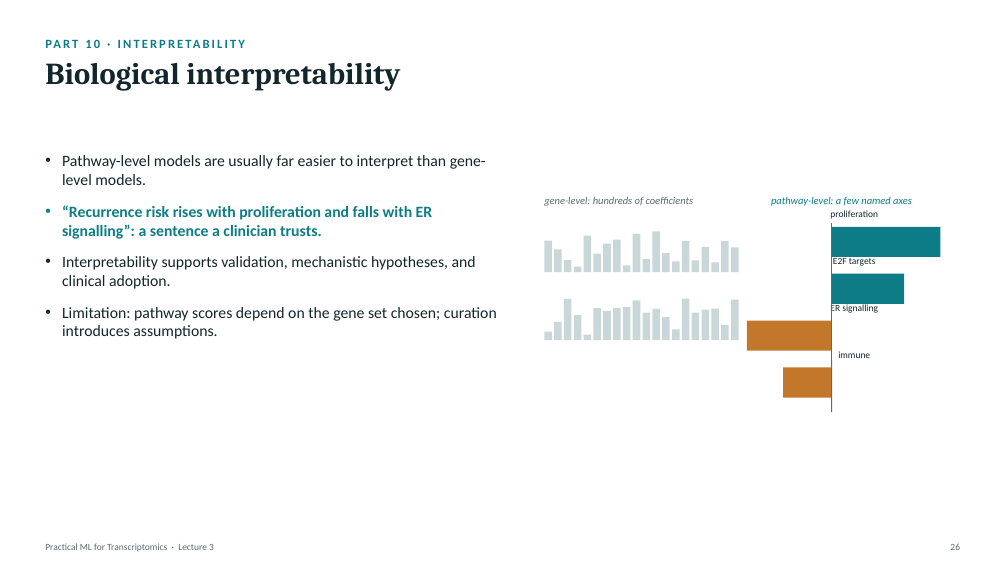
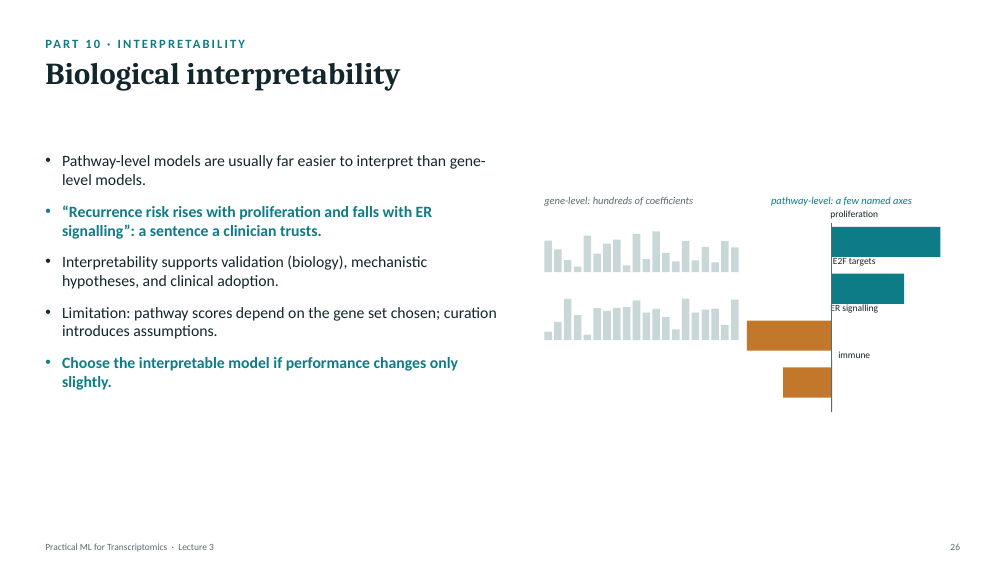
Before and after one commit to zhanyinx/ml26, a slide deck: slide 22 of lessons/lesson03_feature_engineering/theory/slides/Lecture3 - Feature Engineering and Biological Representation.pptx. Drawn at 1008x567 pixels with LibreOffice and Linux fonts; fonts in the diff are those of the drawing. Boxes give left, top, right and bottom in pixels: in the first picture for what was removed or moved away, otherwise in the second. Text is boxed around its words. In the diff, an @@ line names an element or a change of style, - is before the commit and + after.

```diff
--- a/lessons/lesson03_feature_engineering/theory/slides/Lecture3 - Feature Engineering and Biological Representation.pptx
+++ b/lessons/lesson03_feature_engineering/theory/slides/Lecture3 - Feature Engineering and Biological Representation.pptx
@@ text at <box>62,255,427,289</box>: text changed @@
-• Interpretability supports validation, mechanistic hypotheses, and clinical adoption.
+• Interpretability supports validation (biology), mechanistic hypotheses, and clinical adoption.
@@ text at <box>62,357,458,390</box>: paragraph added @@
+• Choose the interpretable model if performance changes only slightly.
```
Also in this commit, not shown: 1 other slide changed.
